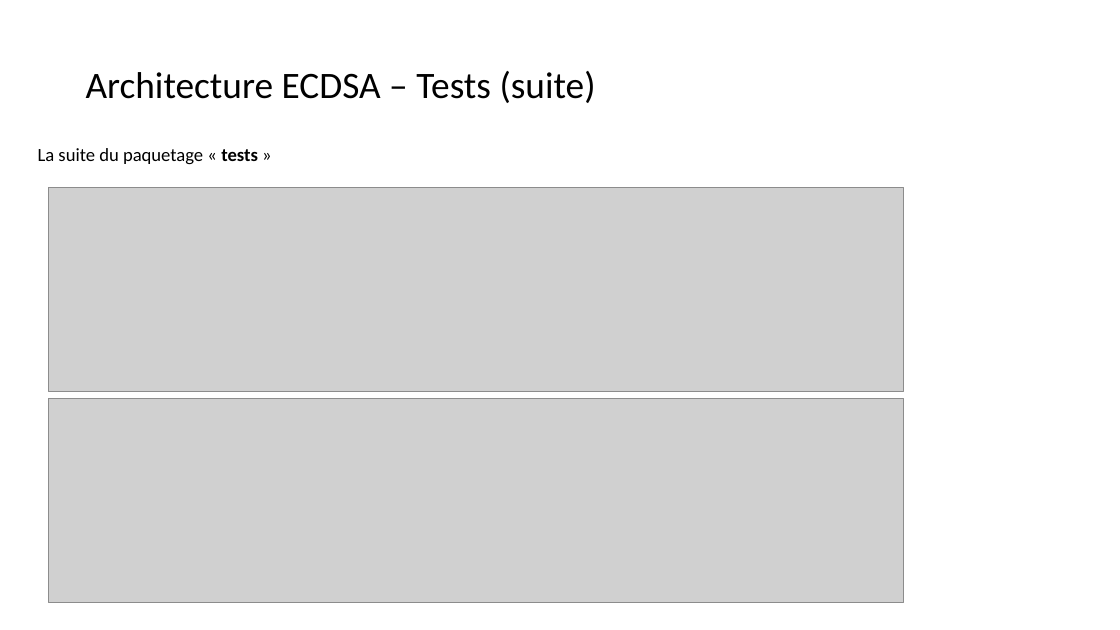
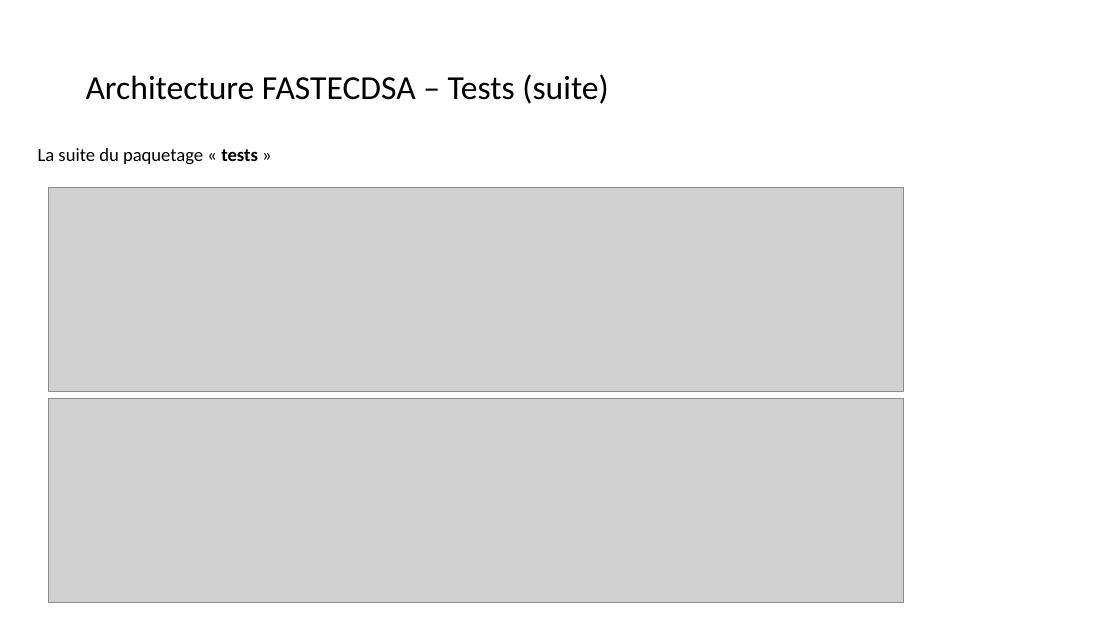
Before and after one commit to dominiquelaurain/fastecdsa, a slide deck: slide 50 of docs/Autoformation_Git.pptx (slide 45 before the commit). Drawn at 1120x630 pixels with LibreOffice and Linux fonts; fonts in the diff are those of the drawing; grey boxes stand for pictures. Boxes give left, top, right and bottom in pixels: in the first picture for what was removed or moved away, otherwise in the second. Text is boxed around its words. In the diff, an @@ line names an element or a change of style, - is before the commit and + after.

```diff
--- a/docs/Autoformation_Git.pptx
+++ b/docs/Autoformation_Git.pptx
@@ title at bbox=[86, 74, 608, 104]: text changed; size 32 to 28.8 pt @@
-Architecture ECDSA – Tests (suite)
+Architecture FASTECDSA – Tests (suite)
```
Also in this commit, not shown: 11 other slides changed, 13 slides added.
